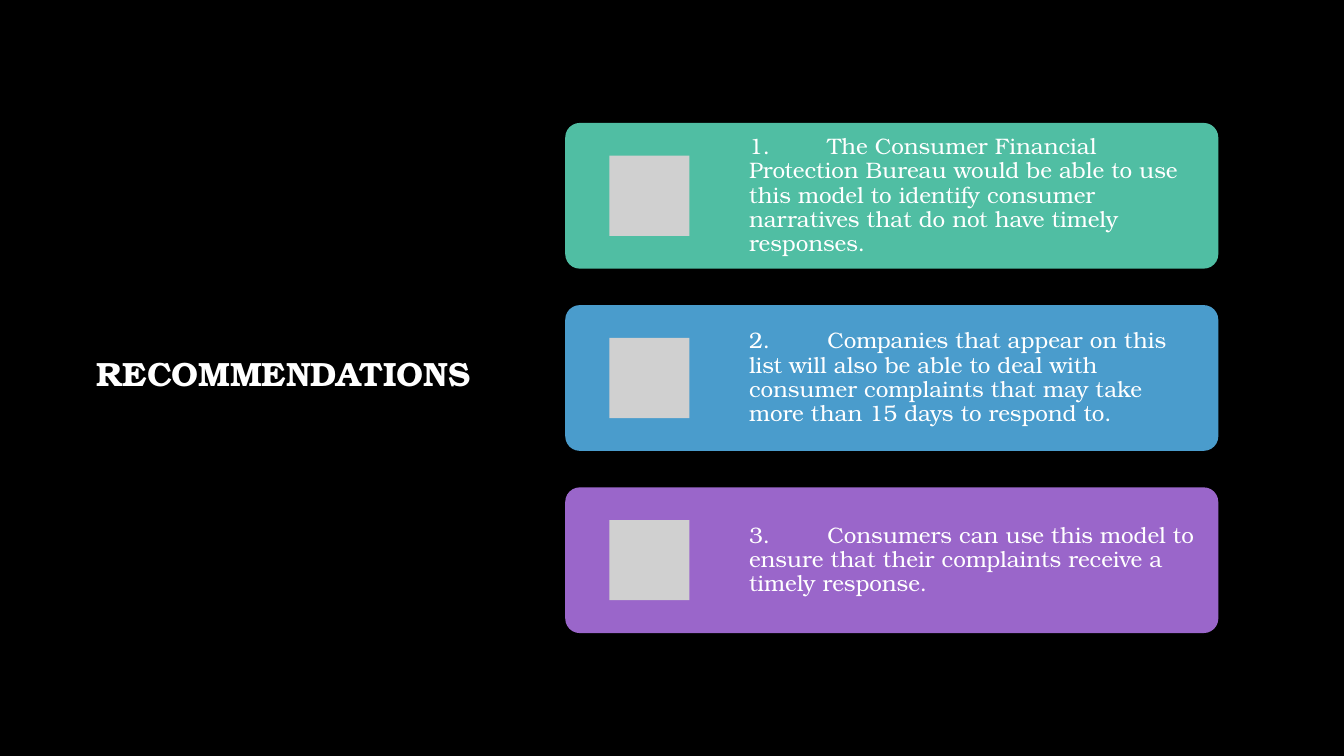
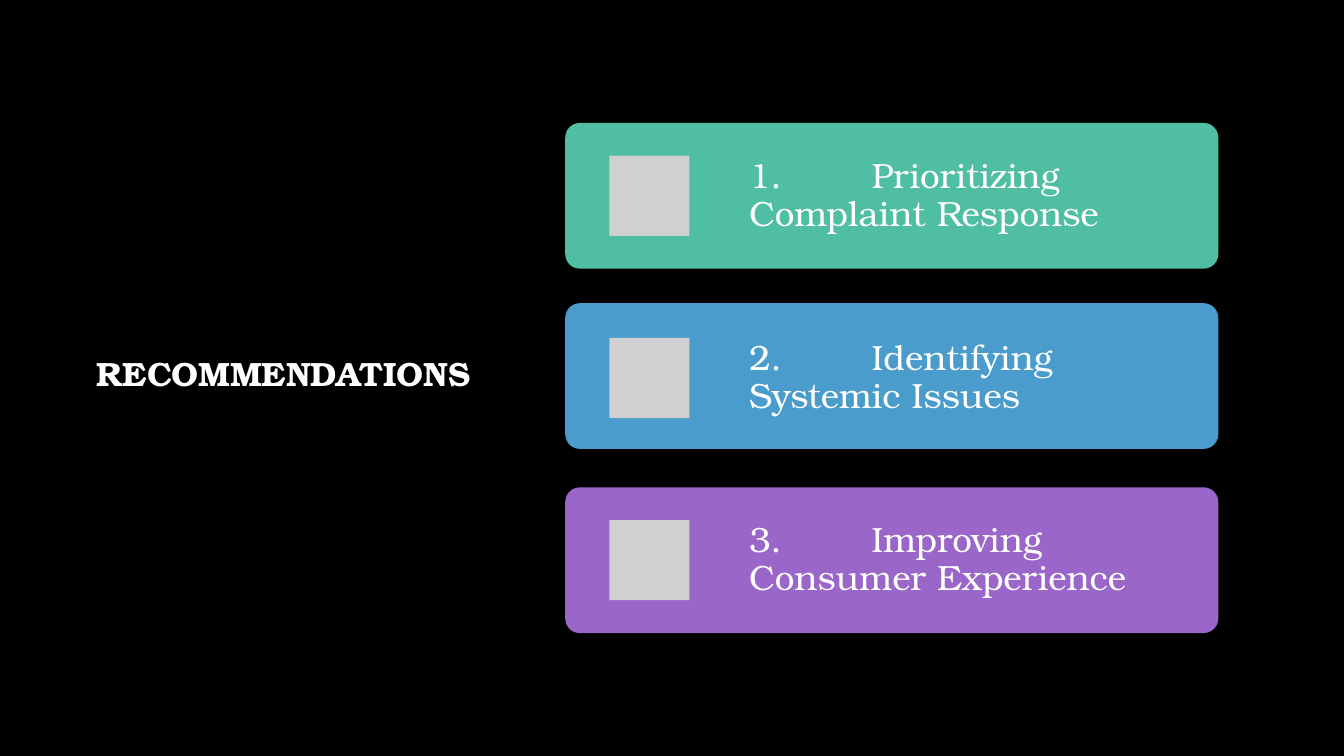
Before and after one commit to UnacceptableVegetable/SpringBoard, a slide deck: slide 17 of Capstone Three/capstone_three_presentation.pptx (slide 16 before the commit). Drawn at 1344x756 pixels with LibreOffice and Linux fonts; fonts in the diff are those of the drawing; grey boxes stand for pictures; background and template pictures are left out. Boxes give left, top, right and bottom in pixels: in the first picture for what was removed or moved away, otherwise in the second. Text is boxed around its words. In the diff, an @@ line names an element or a change of style, - is before the commit and + after.

```diff
--- a/Capstone Three/capstone_three_presentation.pptx
+++ b/Capstone Three/capstone_three_presentation.pptx
@@ text at (749,164,1099,234): text changed; size 16 to 25 pt @@
-1. The Consumer Financial Protection Bureau would be able to use this model to identify consumer narratives that do not have timely responses.
+1. Prioritizing Complaint Response
@@ text at (749,344,1053,417): text changed; size 16 to 25 pt @@
-2. Companies that appear on this list will also be able to deal with consumer complaints that may take more than 15 days to respond to.
+2. Identifying Systemic Issues
@@ text at (749,527,1126,598): text changed; size 16 to 25 pt @@
-3. Consumers can use this model to ensure that their complaints receive a timely response.
+3. Improving Consumer Experience
```
Also in this commit, not shown: 2 other slides changed, 1 slide added, 2 other files.
